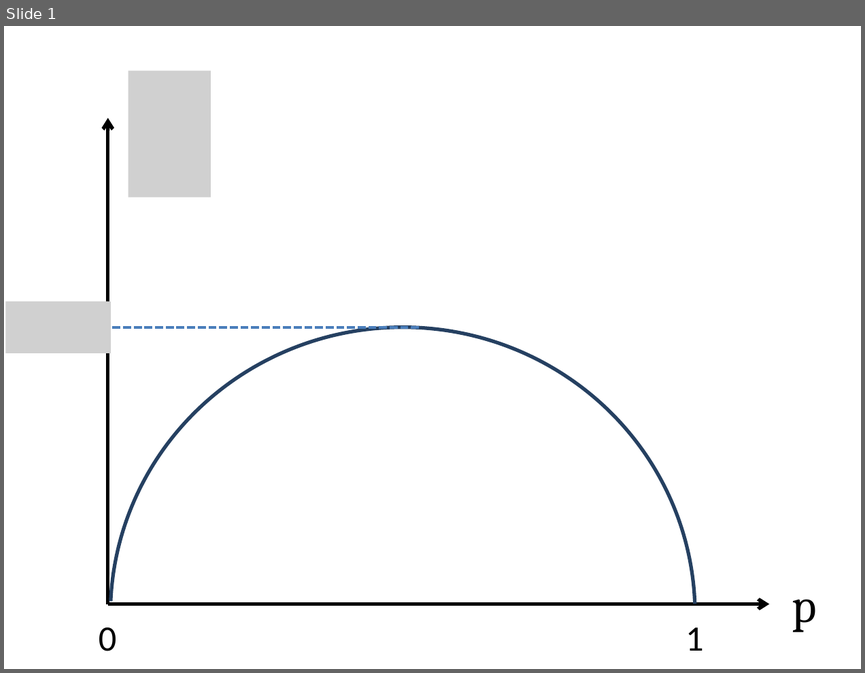
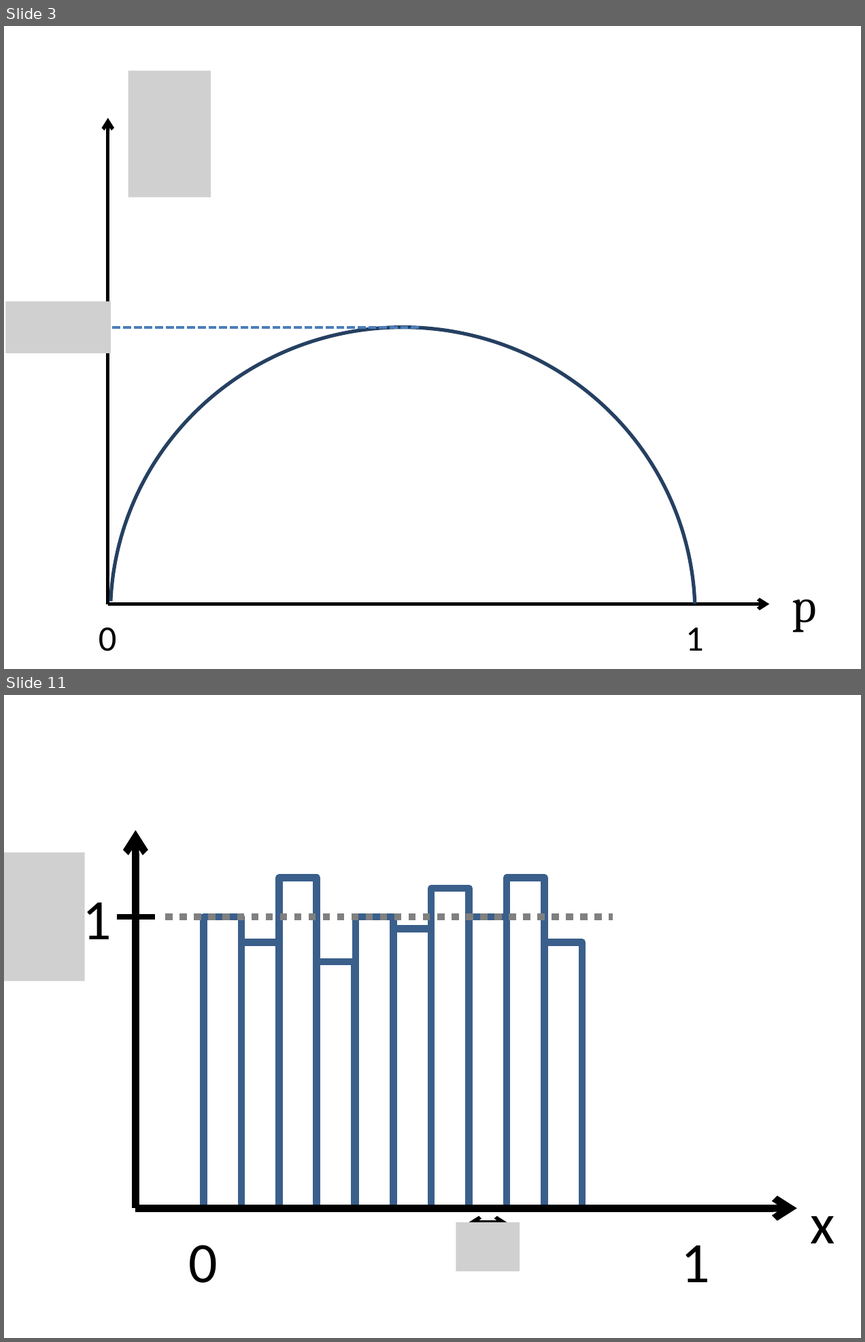
Before and after one commit to sophiahenckell/HIWI_Computersimulation, a slide deck: Bilder.pptx. Shown one above the other, each under a label of ours: slide 1 before the commit, slides 3 and 11 after it; the slides between them are not shown. The pictures are 865x673 and 865x1342 pixels, drawn with LibreOffice and Linux fonts; fonts in the diff are those of the drawing; grey boxes stand for pictures. Boxes give left, top, right and bottom in pixels: in the first picture for what was removed or moved away, otherwise in the second. Text is boxed around its words. In the diff, an @@ line names an element or a change of style, - is before the commit and + after.

```diff
--- a/Bilder.pptx
+++ b/Bilder.pptx
@@ slide 11 added at (4,695,861,1338), background #FFFFFF @@
@@ arrow added from (136, 1208) to (136, 830), #000000 6 pt @@
@@ picture added at (4,853,84,981) @@
@@ rectangle added at (279,877,317,1207), outline #3A5F8C 6 pt @@
@@ rectangle added at (507,877,545,1207), outline #3A5F8C 6 pt @@
@@ text added at (82,892,111,952), 48 pt, text #000000 @@
+1
@@ rectangle added at (432,888,469,1207), outline #3A5F8C 6 pt @@
@@ line added from (117, 917) to (155, 917), #000000 4.5 pt @@
@@ line added from (165, 917) to (613, 917), #808080 6 pt dashed @@
@@ rectangle added at (204,917,241,1208), outline #3A5F8C 6 pt @@
@@ rectangle added at (356,917,393,1208), outline #3A5F8C 6 pt @@
@@ rectangle added at (469,917,507,1208), outline #3A5F8C 6 pt @@
@@ rectangle added at (393,929,430,1208), outline #3A5F8C 6 pt @@
@@ rectangle added at (241,942,279,1207), outline #3A5F8C 6 pt @@
@@ rectangle added at (545,942,582,1207), outline #3A5F8C 6 pt @@
@@ rectangle added at (317,962,354,1208), outline #3A5F8C 6 pt @@
@@ arrow added from (136, 1208) to (797, 1208), #000000 6 pt @@
@@ picture added at (456,1222,520,1271) @@
@@ double arrow added from (469, 1222) to (507, 1222), #000000 3 pt @@
@@ text added at (810,1216,834,1243), 48 pt, text #000000 @@
+x
@@ text added at (189,1244,218,1283), 48 pt, text #000000 @@
+0
@@ text added at (681,1245,710,1282), 48 pt, text #000000 @@
+1
@@ what was slide 1 is now slide 3 @@
```
Also in this commit, not shown: 26 other slides added, 5 other files.
